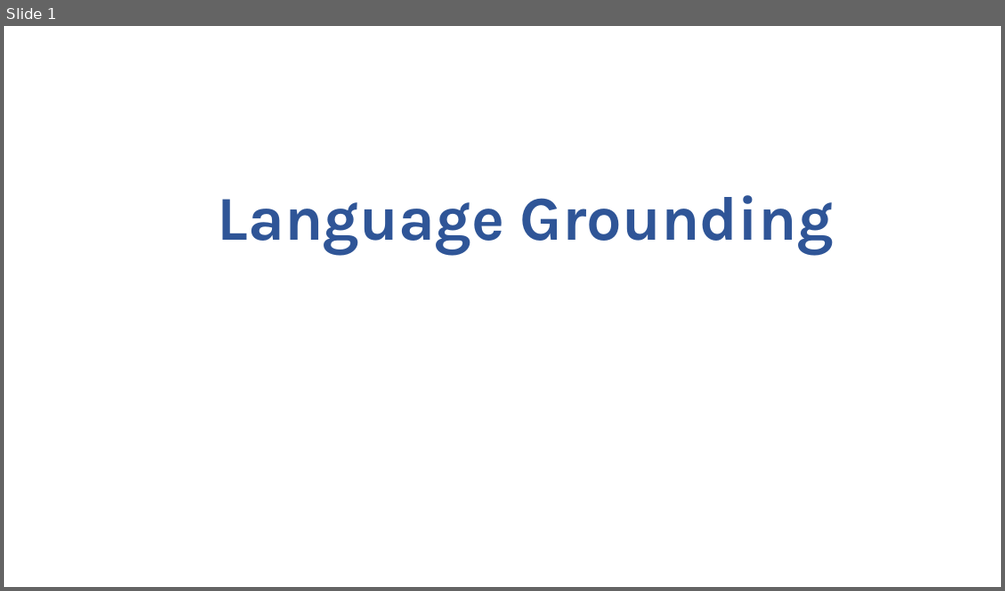
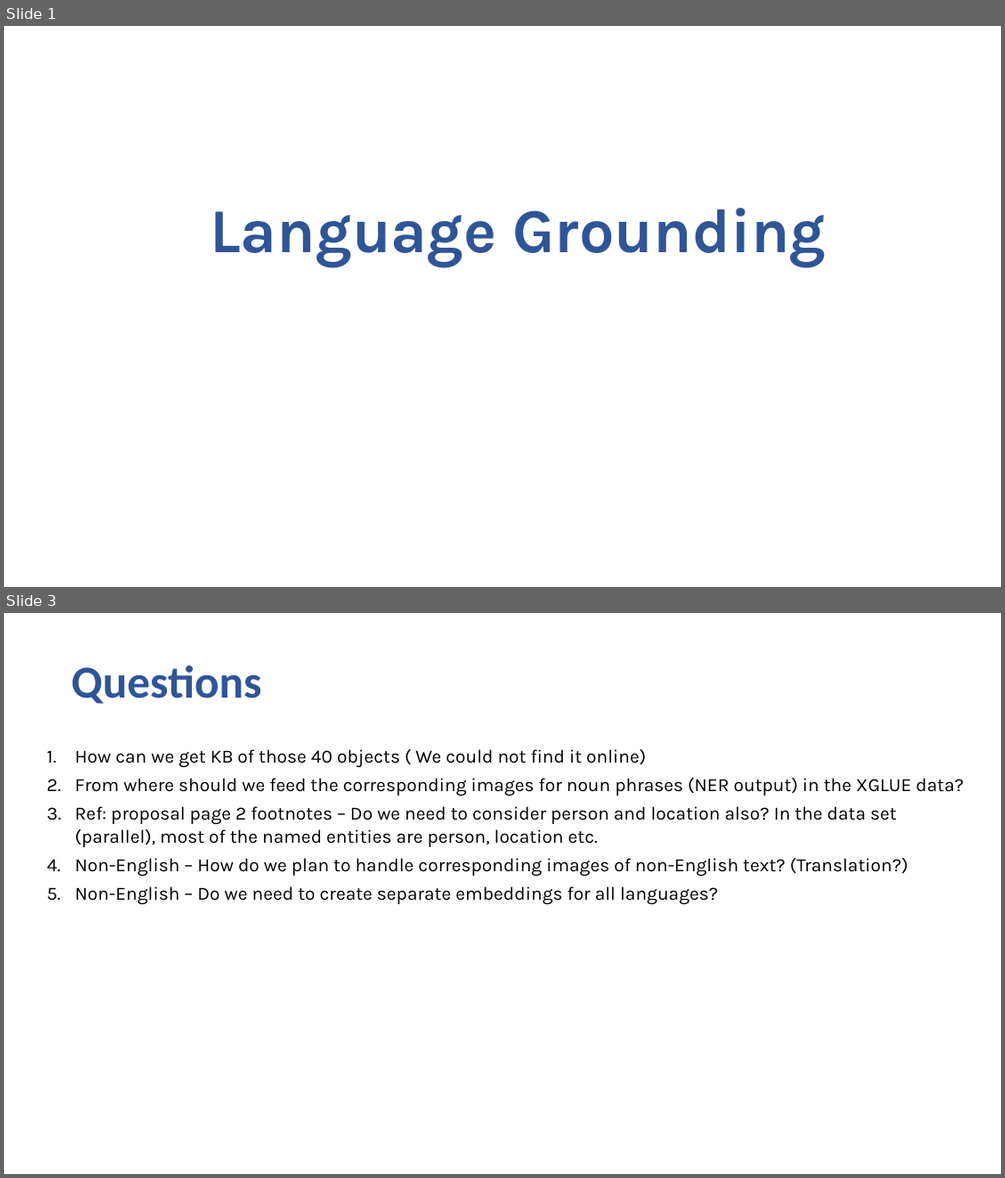
Before and after one commit to bkuriach/language-grounding, a slide deck: docs/language-grouding.pptx. Shown one above the other, each under a label of ours: slide 1 before the commit, slides 1 and 3 after it; the slides between them are not shown. The pictures are 1005x591 and 1005x1178 pixels, drawn with LibreOffice and Linux fonts; fonts in the diff are those of the drawing. Boxes give left, top, right and bottom in pixels: in the first picture for what was removed or moved away, otherwise in the second. Text is boxed around its words. In the diff, an @@ line names an element or a change of style, - is before the commit and + after.

```diff
--- a/docs/language-grouding.pptx
+++ b/docs/language-grouding.pptx
@@ slide 3 added at <box>4,613,1001,1174</box>, background #FFFFFF @@
@@ text added at <box>72,666,262,704</box>, 44 pt, text #2F5597, bold @@
+Questions
@@ text added at <box>75,749,963,904</box>, 18 pt, text #000000 @@
+1. How can we get KB of those 40 objects ( We could not find it online)
+2. From where should we feed the corresponding images for noun phrases (NER output) in the XGLUE data?
+3. Ref: proposal page 2 footnotes – Do we need to consider person and location also? In the data set (parallel), most of the named entities are person, location etc.
+4. Non-English – How do we plan to handle corresponding images of non-English text? (Translation?)
+5. Non-English – Do we need to create separate embeddings for all languages?
@@ slide 1 changed as well @@
@@ title "Language Grounding": place and size @@
-title "Language Grounding" at <box>218,195,833,254</box>
+title "Language Grounding" at <box>210,208,825,267</box>
```
Also in this commit, not shown: 6 other slides added, 2 slides removed, 3 other files.
